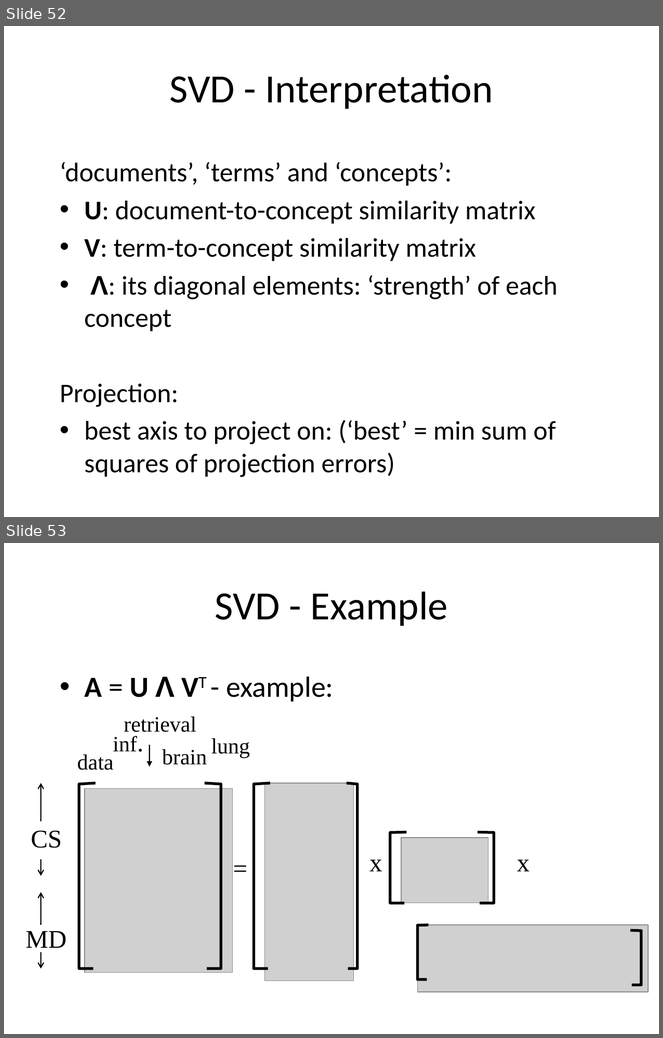
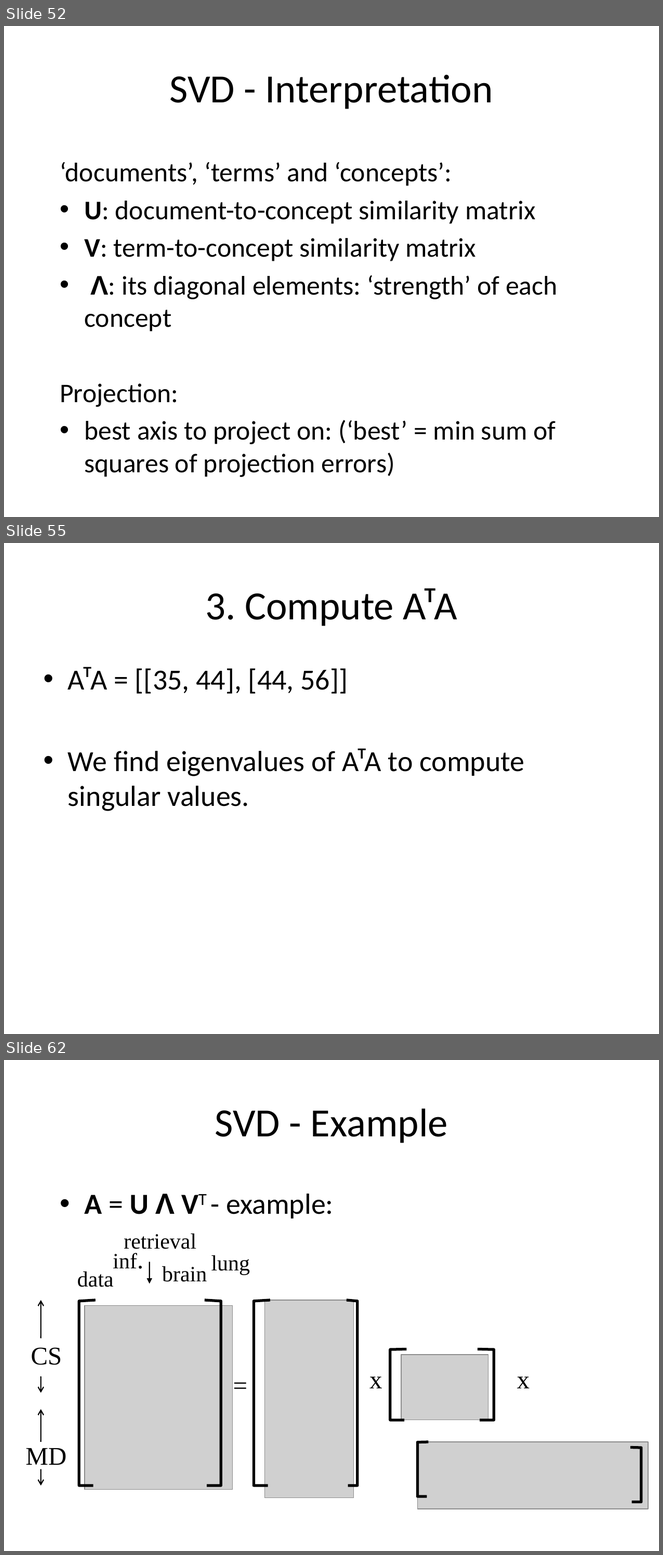
Before and after one commit to a-vodka/dv, a slide deck: dv-lec9-dim-reduc-PCA+SVD.pptx. Shown one above the other, each under a label of ours: slides 52 and 53 before the commit, slides 52, 55 and 62 after it; the slides between them are not shown. The pictures are 663x1038 and 663x1555 pixels, drawn with LibreOffice and Linux fonts; fonts in the diff are those of the drawing; grey boxes stand for pictures; background and template pictures are left out. Boxes give left, top, right and bottom in pixels: in the first picture for what was removed or moved away, otherwise in the second. Text is boxed around its words. In the diff, an @@ line names an element or a change of style, - is before the commit and + after.

```diff
--- a/dv-lec9-dim-reduc-PCA+SVD.pptx
+++ b/dv-lec9-dim-reduc-PCA+SVD.pptx
@@ slide 55 added at box(4, 543, 659, 1034), background picture (left out) @@
@@ title added at box(205, 588, 457, 626), 44 pt, text #000000 @@
+3. Compute AᵀA
@@ text added at box(68, 667, 525, 811), 32 pt, text #000000 @@
+• AᵀA = [[35, 44], [44, 56]]
+• We find eigenvalues of AᵀA to compute singular values.
@@ what was slide 53 is now slide 62 @@
```
Also in this commit, not shown: 8 other slides added, 2 other files.
